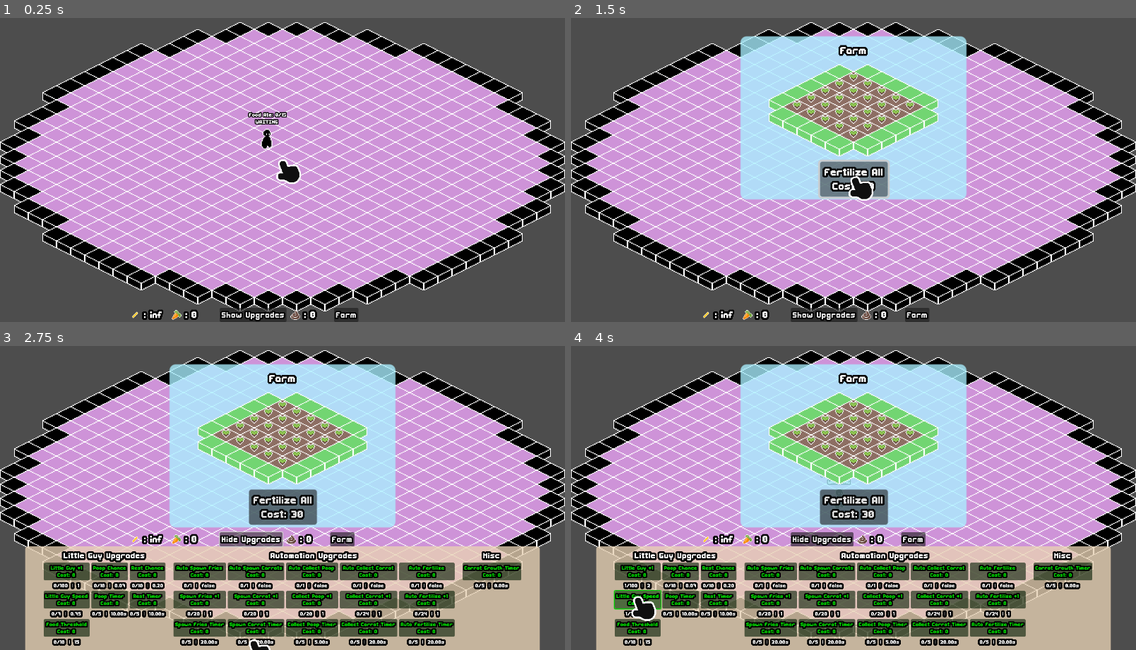
Above: before the commit, frames 1-4 (two rows, left to right).
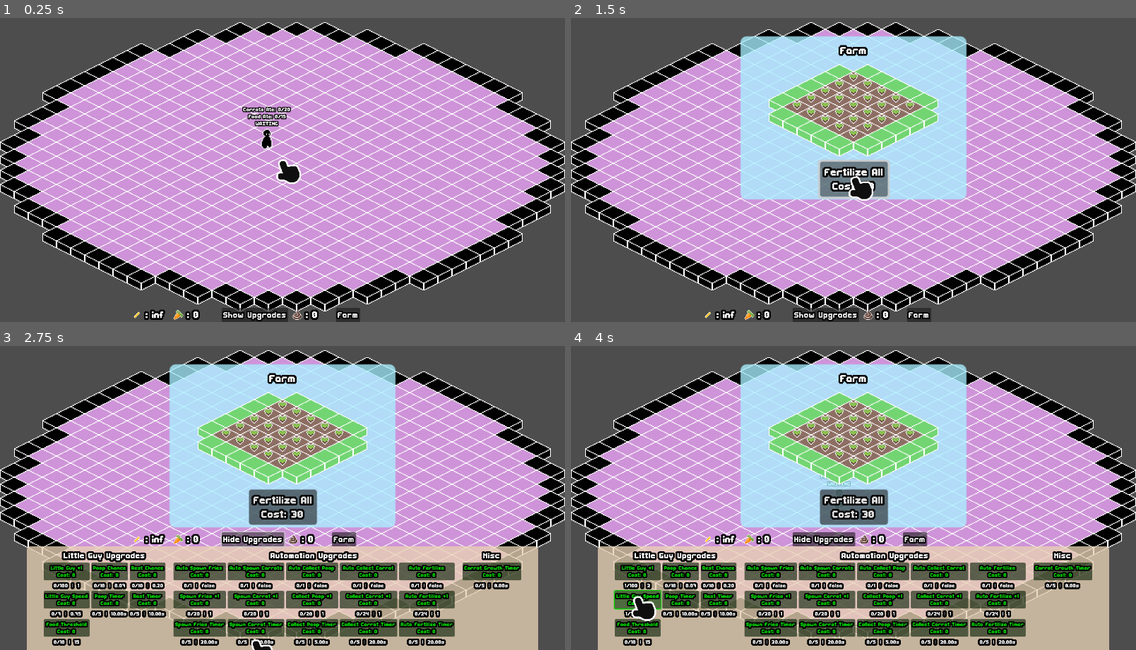
Above: after the commit, the same moments.

Repository: FennecKii/gdtv-jam-2025
Game: Godot game, scene res://main.tscn
The game is run twice, just before and just after one commit, with the same random seed, the same clock (stepped at 60 frames per second) and the same inputs. The project has no main scene, so this scene is started directly.
Inputs:
- Up to frame 1 (0.25 s): no input
- Up to frame 2 (1.5 s): click "Farm" at 0.5 s; click "Fertilize All Cost: 30" at 1.25 s
- Up to frame 3 (2.75 s): click "Show Upgrades" at 2 s
- Up to frame 4 (4 s): click "Little Guy +1 Cost: 0" at 2.75 s; click "Little Guy Speed Cost: 0" at 3.5 s

The runs differ from the first frame. In frame 1, 0.9% of the frame differs, in the area x 23-64%, y 29-100%; in frame 2, 0.6%; in frame 3, 0.9%, in the area x 4-96%, y 61-100%; in frame 4, 0.9%.

Commit message:
refactored food detection system
- Detect carrots eaten and implemented logic for golden poop chance

Diff:
--- a/crop/carrot/carrot.gd
+++ b/crop/carrot/carrot.gd
@@ -45,7 +45,7 @@
 	can_pickup = false
 
 
-func _on_little_guy_detection_body_entered(body: Node2D) -> void:
-	if body.is_in_group("little guy"):
-		SignalBus.food_collected.emit(body, tile_coord)
+func _on_little_guy_detection_area_entered(area: Area2D) -> void:
+	if area.is_in_group("little guy"):
+		SignalBus.food_collected.emit(area, true, tile_coord)
 		queue_free()
--- a/crop/carrot/carrot.tscn
+++ b/crop/carrot/carrot.tscn
@@ -97,6 +97,7 @@
 
 [node name="Little Guy Detection" type="Area2D" parent="."]
 collision_layer = 4
+collision_mask = 32
 
 [node name="Little Guy Detection" type="CollisionShape2D" parent="Little Guy Detection"]
 position = Vector2(0, -4)
@@ -105,4 +106,4 @@
 
 [connection signal="mouse_entered" from="Mouse Detection" to="." method="_on_mouse_detection_mouse_entered"]
 [connection signal="mouse_exited" from="Mouse Detection" to="." method="_on_mouse_detection_mouse_exited"]
-[connection signal="body_entered" from="Little Guy Detection" to="." method="_on_little_guy_detection_body_entered"]
+[connection signal="area_entered" from="Little Guy Detection" to="." method="_on_little_guy_detection_area_entered"]
--- a/crop/carrot/carrot_tile.gd
+++ b/crop/carrot/carrot_tile.gd
@@ -7,12 +7,6 @@
 
 func _ready() -> void:
 	frame = 0
-
-
-func _grow_carrot_stage() -> void:
-	await get_tree().create_timer(randf_range(Global.carrot_growth_time/4 - 1, Global.carrot_growth_time/4 +1)).timeout
-	frame += 1
-	clamp(frame, 0, 3)
 
 
 func _on_poop_detection_area_entered(area: Area2D) -> void:
@@ -31,8 +25,12 @@
 
 func grow_carrot() -> void:
 	poop_collision.set_deferred("disabled", true)
-	for i in range(3):
-		await _grow_carrot_stage()
+	await get_tree().create_timer(randf_range(Global.carrot_growth_time/4 - 1, Global.carrot_growth_time/4 +1)).timeout
+	frame = 1
+	await get_tree().create_timer(randf_range(Global.carrot_growth_time/4 - 1, Global.carrot_growth_time/4 +1)).timeout
+	frame = 2
+	await get_tree().create_timer(randf_range(Global.carrot_growth_time/4 - 1, Global.carrot_growth_time/4 +1)).timeout
+	frame = 3
 	await get_tree().create_timer(Global.carrot_growth_time/4).timeout
 	frame = 0
 	SignalBus.spawn_carrot.emit(global_position)
--- a/farm_land_minigame.gd
+++ b/farm_land_minigame.gd
@@ -64,11 +64,11 @@
 
 
 func _on_farm_pressed() -> void:
-	var tween: Tween = create_tween().parallel()
 	if visible == false:
 		border_layer.scale = Vector2.ZERO
 		dirt_layer.scale = Vector2.ZERO
 		carrot_crops.scale = Vector2.ZERO
+		var tween: Tween = create_tween().parallel()
 		tween.tween_property(border_layer, "scale", Vector2.ONE, 0.225).set_trans(Tween.TRANS_SPRING).set_ease(Tween.EASE_IN_OUT)
 		tween.tween_property(dirt_layer, "scale", Vector2.ONE, 0.225).set_trans(Tween.TRANS_SPRING).set_ease(Tween.EASE_IN_OUT)
 		tween.tween_property(carrot_crops, "scale", Vector2.ONE, 0.225).set_trans(Tween.TRANS_SPRING).set_ease(Tween.EASE_IN_OUT)
--- a/food/fry/fry.gd
+++ b/food/fry/fry.gd
@@ -16,7 +16,7 @@
 		add_to_group("food")
 
 
-func _on_little_guy_detection_body_entered(body: Node2D) -> void:
-	if body.is_in_group("little guy"):
-		SignalBus.food_collected.emit(body, tile_coord)
+func _on_little_guy_detection_area_entered(area: Area2D) -> void:
+	if area.is_in_group("little guy"):
+		SignalBus.food_collected.emit(area, false, tile_coord)
 		queue_free()
--- a/food/fry/fry.tscn
+++ b/food/fry/fry.tscn
@@ -85,8 +85,9 @@
 
 [node name="Little Guy Detection" type="Area2D" parent="."]
 collision_layer = 4
+collision_mask = 32
 
 [node name="CollisionShape2D" type="CollisionShape2D" parent="Little Guy Detection"]
 shape = SubResource("CircleShape2D_b7sn1")
 
-[connection signal="body_entered" from="Little Guy Detection" to="." method="_on_little_guy_detection_body_entered"]
+[connection signal="area_entered" from="Little Guy Detection" to="." method="_on_little_guy_detection_area_entered"]
--- a/globals/Global.gd
+++ b/globals/Global.gd
@@ -23,6 +23,10 @@
 var common_poops_collected: int = 0
 var common_food_amount: float = INF
 var common_carrot_amount: int = 0
+
+var golden_poop_chance: float = 0.001
+var golden_poop_group: Node2D
+const carrot_pool_max: int = 20
 
 # UI interaction
 var cursor_interacted: bool = false
--- a/globals/SignalBus.gd
+++ b/globals/SignalBus.gd
@@ -1,6 +1,6 @@
 extends Node
 
-signal food_collected(littleguy_node: Node2D, tile_coord: Vector2i)
+signal food_collected(littleguy_area: Area2D, is_carrot: bool, tile_coord: Vector2i)
 signal poop_collected
 signal add_little_guy
 signal farm_pressed
--- a/globals/components/spawner_component.gd
+++ b/globals/components/spawner_component.gd
@@ -30,7 +30,7 @@
 		food_pool.erase(tile_coord)
 
 
-func _on_food_collected(_little_guy: Node2D, tile_coord: Vector2i) -> void:
+func _on_food_collected(_little_guy: Node2D, _is_carrot: bool, tile_coord: Vector2i) -> void:
 	_food_pool_remove(tile_coord)
 
 
--- a/little guy/little_guy.gd
+++ b/little guy/little_guy.gd
@@ -15,6 +15,7 @@
 var next_food_position: Vector2
 var slip_factor: float = 20
 var food_pool: int = 0
+var carrot_pool: int = 0
 var guaranteed_poops: int = 0
 
 var current_state: State
@@ -28,21 +29,27 @@
 var pooping: bool = false
 var food_found: bool = false
 var guaranteed_poop: bool = false
+var golden_poop_chance: bool = false
 
 @onready var animated_sprite: AnimatedSprite2D = $AnimatedSprite2D
 @onready var state_label: Label = $Control/State
 @onready var collision: CollisionShape2D = $CollisionShape2D
 @onready var food_collected_label: Label = $"Control/Food Collected"
+@onready var food_collision: CollisionShape2D = $"Item Detection/CollisionShape2D"
+@onready var food_detection_area: Area2D = $"Item Detection"
+@onready var carrot_collected_label: Label = $"Control/Carrot Collected"
 
 
 func _ready() -> void:
 	add_to_group("little guy")
+	food_detection_area.add_to_group("little guy")
 	current_state = State.COLLECT
 	SignalBus.food_collected.connect(_on_food_collected)
 
 
 func _process(delta: float) -> void:
 	food_collected_label.text = str("Food Ate: %s" %food_pool, "/%s" %Global.littleguy_max_food_pool)
+	carrot_collected_label.text = str("Carrots Ate: %s" %carrot_pool, "/%s" %Global.carrot_pool_max)
 
 	_update_state(delta)
 	_update_state_action()
@@ -56,6 +63,9 @@
 	if food_pool >= Global.littleguy_max_food_pool:
 		guaranteed_poop = true
 
+	if carrot_pool >= Global.carrot_pool_max:
+		golden_poop_chance = true
+
 
 func _physics_process(delta: float) -> void:
 	_handle_movement(delta)
@@ -68,9 +78,9 @@
 		velocity = lerp(velocity, Vector2.ZERO, slip_factor * delta)
 
 	if (next_food_position - global_position).length() <= Global.littleguy_speed/100:
-		collision.disabled = false
-	else:
-		collision.disabled = true
+		food_collision.disabled = false
+	else:
+		food_collision.disabled = true
 
 	_update_animation()
 
@@ -94,29 +104,29 @@
 		if randf_range(0, 1) <= Global.rest_chance * delta:
 			previous_state = current_state
 			current_state = State.REST
+			food_collision.disabled = true
 
 	if current_state == State.COLLECT and not food_found:
 		previous_state = current_state
 		current_state = State.WAIT
-		collision.disabled = true
+		food_collision.disabled = true
 		return
 
 	if current_state == State.COLLECT and collected:
 		previous_state = current_state
 		current_state = State.POOP
-		collision.disabled = true
+		food_collision.disabled = true
 		return
 
 	if current_state == State.POOP and not pooping:
 		previous_state = current_state
 		current_state = State.WAIT
-		collision.disabled = true
+		food_collision.disabled = true
 		return
 
 	if current_state == State.WAIT and food_found:
 		previous_state = current_state
 		current_state = State.COLLECT
-		collision.disabled = true
 		return
 
 
@@ -139,6 +149,10 @@
 		collecting = true
 		collected = false
 		next_food = _get_food()
+		if next_food == null:
+			previous_state = current_state
+			current_state = State.WAIT
+			return
 		next_food_position = next_food.global_position
 		direction = next_food_position - global_position
 	elif current_state == State.POOP and not pooping:
@@ -148,18 +162,27 @@
 		await get_tree().create_timer(Global.poop_time).timeout
 		pooping = false
 		if guaranteed_poop:
-			guaranteed_poops = int(food_pool / Global.littleguy_max_food_pool)
+			guaranteed_poops = int(floori(float(food_pool) / Global.littleguy_max_food_pool))
 			for i in range(guaranteed_poops):
 				_poop()
 			pooped = true
 			guaranteed_poop = false
 			guaranteed_poops = 0
 			food_pool = 0
-		elif randf_range(0, 1) <= Global.poop_chance:
-			_poop()
+		if randf_range(0, 1) <= Global.poop_chance:
+			if Global.poop_chance >= 1:
+				for i in range(int(floori(Global.poop_chance))):
+					_poop()
+			else:
+				_poop()
 			pooped = true
-			guaranteed_poops = 0
 			food_pool = 0
+		if golden_poop_chance:
+			for i in range(int(floori(float(carrot_pool) / Global.carrot_pool_max))):
+				if randf_range(0, 1) <= Global.golden_poop_chance:
+					_poop_golden()
+			pooped = true
+			carrot_pool = 0
 
 
 func _poop() -> void:
@@ -170,6 +193,14 @@
 	Global.poop_group.add_child(poop_instance)
 
 
+func _poop_golden() -> void:
+	var poop_instance: Node = Global.golden_poop_scene.instantiate()
+	var rand_angle: float = randf_range(0, 2*PI)
+	poop_instance.global_position = global_position + Vector2(2*10*cos(rand_angle), 10*sin(rand_angle))
+	poop_instance.detectable = true
+	Global.golden_poop_group.add_child(poop_instance)
+
+
 func _get_food() -> Node:
 	var food: Array[Node] = get_tree().get_nodes_in_group("food")
 	if food:
@@ -178,8 +209,10 @@
 		return null
 
 
-func _on_food_collected(little_guy: Node2D, _tile_coord: Vector2i) -> void:
-	if little_guy == self:
+func _on_food_collected(area: Area2D, is_carrot: bool, _tile_coord: Vector2i) -> void:
+	if area == food_detection_area:
 		food_pool += 1
 		collected = true
 		collecting = false
+	if is_carrot:
+		carrot_pool += 1
--- a/little guy/little_guy.tscn
+++ b/little guy/little_guy.tscn
@@ -48,6 +48,9 @@
 
 [sub_resource type="CircleShape2D" id="CircleShape2D_yo3nh"]
 
+[sub_resource type="CircleShape2D" id="CircleShape2D_fat7f"]
+radius = 6.0
+
 [node name="Little Guy" type="CharacterBody2D"]
 y_sort_enabled = true
 collision_mask = 2
@@ -68,21 +71,31 @@
 
 [node name="State" type="Label" parent="Control"]
 layout_mode = 0
-offset_left = -39.0
-offset_top = -42.0
-offset_right = 39.0
-offset_bottom = -26.0
+offset_left = -40.0
+offset_top = -37.69
+offset_right = 40.0
+offset_bottom = -21.69
 text = "State"
 horizontal_alignment = 1
 vertical_alignment = 1
 
 [node name="Food Collected" type="Label" parent="Control"]
 layout_mode = 0
-offset_left = -41.0
-offset_top = -58.0
-offset_right = 41.0
-offset_bottom = -42.0
+offset_left = -42.0
+offset_top = -53.69
+offset_right = 42.0
+offset_bottom = -37.69
 text = "Food Ate: 0"
+horizontal_alignment = 1
+vertical_alignment = 1
+
+[node name="Carrot Collected" type="Label" parent="Control"]
+layout_mode = 0
+offset_left = -54.0
+offset_top = -69.69
+offset_right = 54.0
+offset_bottom = -53.69
+text = "Carrots Ate: 0"
 horizontal_alignment = 1
 vertical_alignment = 1
 
@@ -96,3 +109,11 @@
 position = Vector2(0, -4)
 scale = Vector2(0.57571, 0.591952)
 shape = SubResource("CircleShape2D_yo3nh")
+
+[node name="Item Detection" type="Area2D" parent="."]
+collision_layer = 32
+collision_mask = 4
+
+[node name="CollisionShape2D" type="CollisionShape2D" parent="Item Detection"]
+position = Vector2(0, -4)
+shape = SubResource("CircleShape2D_fat7f")
--- a/project.godot
+++ b/project.godot
@@ -54,6 +54,7 @@
 2d_physics/layer_3="food"
 2d_physics/layer_4="poop"
 2d_physics/layer_5="carrot crop"
+2d_physics/layer_6="Item Detection"
 
 [rendering]
 
--- a/region/test.gd
+++ b/region/test.gd
@@ -15,6 +15,7 @@
 @onready var food_group: Node2D = $"Y-Sort/Food Group"
 @onready var poop_group: Node2D = $"Y-Sort/Poop Group"
 @onready var auto_collect_timer: Timer = $"Auto Collect Timer"
+@onready var golden_poop_group: Node2D = $"Y-Sort/Golden Poop Group"
 
 
 func _ready() -> void:
@@ -25,6 +26,7 @@
 	carrot_timer.wait_time = Global.carrot_spawn_time
 	Global.food_group = food_group
 	Global.poop_group = poop_group
+	Global.golden_poop_group = golden_poop_group
 	SignalBus.add_little_guy.connect(_on_add_little_guy)
 
 
--- a/region/test.tscn
+++ b/region/test.tscn
@@ -40,5 +40,7 @@
 [node name="Poop Group" type="Node2D" parent="Y-Sort"]
 y_sort_enabled = true
 
+[node name="Golden Poop Group" type="Node2D" parent="Y-Sort"]
+
 [node name="Camera2D" type="Camera2D" parent="."]
 zoom = Vector2(2, 2)
--- a/ui/HUD.tscn
+++ b/ui/HUD.tscn
@@ -24,9 +24,9 @@
 anchor_top = 1.0
 anchor_right = 1.0
 anchor_bottom = 1.0
-offset_left = 57.0
+offset_left = 61.0
 offset_top = -235.0
-offset_right = -57.0
+offset_right = -61.0
 grow_horizontal = 2
 grow_vertical = 0
 
--- a/ui/hud.gd
+++ b/ui/hud.gd
@@ -356,7 +356,7 @@
 	if Global.littleguy_count_upgrade_count == Global.littleguy_count_upgrade_max:
 		add_little_guy.disabled = true
 		return
-	Global.littleguy_count_upgrade_cost += Global.littleguy_count_upgrade_cost * Global.littleguy_count_upgrade_count
+	Global.littleguy_count_upgrade_cost += Global.littleguy_count_upgrade_cost_base * Global.littleguy_count_upgrade_count
 
 
 func _on_increase_little_guy_speed_pressed() -> void:
@@ -368,7 +368,7 @@
 	if Global.littleguy_speed_upgrade_count == Global.littleguy_speed_upgrade_max:
 		increase_little_guy_speed.disabled = true
 		return
-	Global.littleguy_speed_upgrade_cost += Global.littleguy_speed_upgrade_cost * Global.littleguy_speed_upgrade_count
+	Global.littleguy_speed_upgrade_cost += Global.littleguy_speed_upgrade_cost_base * Global.littleguy_speed_upgrade_count
 
 
 func _on_food_threshold_pressed() -> void:
@@ -380,7 +380,7 @@
 	if Global.littleguy_max_food_pool_upgrade_count == Global.littleguy_max_food_pool_upgrade_max:
 		food_threshold.disabled = true
 		return
-	Global.littleguy_max_food_pool_upgrade_cost += Global.littleguy_max_food_pool_upgrade_cost * Global.littleguy_max_food_pool_upgrade_count
+	Global.littleguy_max_food_pool_upgrade_cost += Global.littleguy_max_food_pool_upgrade_cost_base * Global.littleguy_max_food_pool_upgrade_count
 
 
 func _on_increase_poop_chance_pressed() -> void:
@@ -392,7 +392,7 @@
 	if Global.poop_chance_upgrade_count == Global.poop_chance_upgrade_max:
 		increase_poop_chance.disabled = true
 		return
-	Global.poop_chance_upgrade_cost += Global.poop_chance_upgrade_cost * Global.poop_chance_upgrade_count
+	Global.poop_chance_upgrade_cost += Global.poop_chance_upgrade_cost_base * Global.poop_chance_upgrade_count
 
 
 func _on_decrease_poop_time_pressed() -> void:
@@ -404,7 +404,7 @@
 	if Global.poop_time_upgrade_count == Global.poop_time_upgrade_max:
 		decrease_poop_time.disabled = true
 		return
-	Global.poop_time_upgrade_cost += Global.poop_time_upgrade_cost * Global.poop_time_upgrade_count
+	Global.poop_time_upgrade_cost += Global.poop_time_upgrade_cost_base * Global.poop_time_upgrade_count
 
 
 func _on_decrease_rest_chance_pressed() -> void:
@@ -416,19 +416,19 @@
 	if Global.rest_chance_upgrade_count == Global.rest_chance_upgrade_max:
 		decrease_rest_chance.disabled = true
 		return
-	Global.rest_chance_upgrade_cost += Global.rest_chance_upgrade_cost * Global.rest_chance_upgrade_count
+	Global.rest_chance_upgrade_cost += Global.rest_chance_upgrade_cost_base * Global.rest_chance_upgrade_count
 
 
 func _on_decrease_rest_time_pressed() -> void:
 	if Global.rest_time_upgrade_count < Global.rest_time_upgrade_max:
 		if Global.common_poops_collected >= Global.rest_time_upgrade_cost:
 			Global.common_poops_collected -= Global.rest_time_upgrade_cost
-			Global.rest_time -= Global.time_chance/(Global.rest_time_upgrade_max - Global.rest_time_upgrade_count + 2)
+			Global.rest_time -= Global.rest_time/(Global.rest_time_upgrade_max - Global.rest_time_upgrade_count + 2)
 			Global.rest_time_upgrade_count += 1
 	if Global.rest_time_upgrade_count == Global.rest_time_upgrade_max:
 		decrease_rest_time.disabled = true
 		return
-	Global.rest_time_upgrade_cost += Global.rest_time_upgrade_cost * Global.rest_time_upgrade_count
+	Global.rest_time_upgrade_cost += Global.rest_time_upgrade_cost_base * Global.rest_time_upgrade_count
 
 
 func _on_auto_feed_fries_pressed() -> void:
@@ -440,7 +440,7 @@
 	if Global.food_spawn_auto_upgrade_count == Global.food_spawn_auto_upgrade_max:
 		auto_feed_fries.disabled = true
 		return
-	Global.food_spawn_auto_upgrade_cost += Global.food_spawn_auto_upgrade_cost * Global.food_spawn_auto_upgrade_count
+	Global.food_spawn_auto_upgrade_cost += Global.food_spawn_auto_upgrade_cost_base * Global.food_spawn_auto_upgrade_count
 
 
 func _on_increase_food_spawn_amount_pressed() -> void:
@@ -452,7 +452,7 @@
 	if Global.food_spawn_amount_upgrade_count == Global.food_spawn_amount_upgrade_max:
 		increase_food_spawn_amount.disabled = true
 		return
-	Global.food_spawn_amount_upgrade_cost += Global.food_spawn_amount_upgrade_cost * Global.food_spawn_amount_upgrade_count
+	Global.food_spawn_amount_upgrade_cost += Global.food_spawn_amount_upgrade_cost_base * Global.food_spawn_amount_upgrade_count
 
 
 func _on_decrease_food_spawn_time_pressed() -> void:
@@ -464,7 +464,7 @@
 	if Global.food_spawn_time_upgrade_count == Global.food_spawn_time_upgrade_max:
 		decrease_food_spawn_time.disabled = true
 		return
-	Global.food_spawn_time_upgrade_cost += Global.food_spawn_time_upgrade_cost * Global.food_spawn_time_upgrade_count
+	Global.food_spawn_time_upgrade_cost += Global.food_spawn_time_upgrade_cost_base * Global.food_spawn_time_upgrade_count
 
 
 func _on_auto_feed_carrot_pressed() -> void:
@@ -476,7 +476,7 @@
 	if Global.carrot_spawn_auto_upgrade_count == Global.carrot_spawn_auto_upgrade_max:
 		auto_feed_carrot.disabled = true
 		return
-	Global.carrot_spawn_auto_upgrade_cost += Global.carrot_spawn_auto_upgrade_cost * Global.carrot_spawn_auto_upgrade_count
+	Global.carrot_spawn_auto_upgrade_cost += Global.carrot_spawn_auto_upgrade_cost_base * Global.carrot_spawn_auto_upgrade_count
 
 
 func _on_auto_feed_carrot_amount_pressed() -> void:
@@ -488,7 +488,7 @@
 	if Global.carrot_spawn_amount_upgrade_count == Global.carrot_spawn_amount_upgrade_max:
 		auto_feed_carrot_amount.disabled = true
 		return
-	Global.carrot_spawn_amount_upgrade_cost += Global.carrot_spawn_amount_upgrade_cost * Global.carrot_spawn_amount_upgrade_count
+	Global.carrot_spawn_amount_upgrade_cost += Global.carrot_spawn_amount_upgrade_cost_base * Global.carrot_spawn_amount_upgrade_count
 
 
 func _on_auto_feed_carrot_time_pressed() -> void:
@@ -500,7 +500,7 @@
 	if Global.carrot_spawn_time_upgrade_count == Global.carrot_spawn_time_upgrade_max:
 		auto_feed_carrot_time.disabled = true
 		return
-	Global.carrot_spawn_time_upgrade_cost += Global.carrot_spawn_time_upgrade_cost * Global.carrot_spawn_time_upgrade_count
+	Global.carrot_spawn_time_upgrade_cost += Global.carrot_spawn_time_upgrade_cost_base * Global.carrot_spawn_time_upgrade_count
 
 
 func _on_auto_collect_poop_pressed() -> void:
@@ -512,7 +512,7 @@
 	if Global.poop_auto_collect_upgrade_count == Global.poop_auto_collect_upgrade_max:
 		auto_collect_poop.disabled = true
 		return
-	Global.poop_auto_collect_upgrade_cost += Global.poop_auto_collect_upgrade_cost * Global.poop_auto_collect_upgrade_count
+	Global.poop_auto_collect_upgrade_cost += Global.poop_auto_collect_upgrade_cost_base * Global.poop_auto_collect_upgrade_count
 
 
 func _on_auto_collect_poop_amount_pressed() -> void:
@@ -524,7 +524,7 @@
 	if Global.poop_auto_collect_amount_upgrade_count == Global.poop_auto_collect_amount_upgrade_max:
 		auto_collect_poop_amount.disabled = true
 		return
-	Global.poop_auto_collect_amount_upgrade_cost += Global.poop_auto_collect_amount_upgrade_cost * Global.poop_auto_collect_amount_upgrade_count
+	Global.poop_auto_collect_amount_upgrade_cost += Global.poop_auto_collect_amount_upgrade_cost_base * Global.poop_auto_collect_amount_upgrade_count
 
 
 func _on_auto_collect_poop_time_pressed() -> void:
@@ -536,7 +536,7 @@
 	if Global.poop_auto_collect_time_upgrade_count == Global.poop_auto_collect_time_upgrade_max:
 		auto_collect_poop_time.disabled = true
 		return
-	Global.poop_auto_collect_time_upgrade_cost += Global.poop_auto_collect_time_upgrade_cost * Global.poop_auto_collect_time_upgrade_count
+	Global.poop_auto_collect_time_upgrade_cost += Global.poop_auto_collect_time_upgrade_cost_base * Global.poop_auto_collect_time_upgrade_count
 
 
 func _on_auto_collect_carrot_pressed() -> void:
@@ -548,7 +548,7 @@
 	if Global.farm_auto_collect_upgrade_count == Global.farm_auto_collect_upgrade_max:
 		auto_collect_carrot.disabled = true
 		return
-	Global.farm_auto_collect_upgrade_cost += Global.farm_auto_collect_upgrade_cost * Global.farm_auto_collect_upgrade_count
+	Global.farm_auto_collect_upgrade_cost += Global.farm_auto_collect_upgrade_cost_base * Global.farm_auto_collect_upgrade_count
 
 
 func _on_auto_collect_carrot_amount_pressed() -> void:
@@ -560,7 +560,7 @@
 	if Global.farm_auto_collect_amount_upgrade_count == Global.farm_auto_collect_amount_upgrade_max:
 		auto_collect_carrot_amount.disabled = true
 		return
-	Global.farm_auto_collect_amount_upgrade_cost += Global.farm_auto_collect_amount_upgrade_cost * Global.farm_auto_collect_amount_upgrade_count
+	Global.farm_auto_collect_amount_upgrade_cost += Global.farm_auto_collect_amount_upgrade_cost_base * Global.farm_auto_collect_amount_upgrade_count
 
 
 func _on_auto_collect_carrot_time_pressed() -> void:
@@ -572,7 +572,7 @@
 	if Global.farm_auto_collect_time_upgrade_count == Global.farm_auto_collect_time_upgrade_max:
 		auto_collect_carrot_time.disabled = true
 		return
-	Global.farm_auto_collect_time_upgrade_cost += Global.farm_auto_collect_time_upgrade_cost * Global.farm_auto_collect_time_upgrade_count
+	Global.farm_auto_collect_time_upgrade_cost += Global.farm_auto_collect_time_upgrade_cost_base * Global.farm_auto_collect_time_upgrade_count
 
 
 func _on_auto_fertilize_pressed() -> void:
@@ -584,7 +584,7 @@
 	if Global.farm_auto_fertilize_upgrade_count == Global.farm_auto_fertilize_upgrade_max:
 		auto_fertilize.disabled = true
 		return
-	Global.farm_auto_fertilize_upgrade_cost += Global.farm_auto_fertilize_upgrade_cost * Global.farm_auto_fertilize_upgrade_count
+	Global.farm_auto_fertilize_upgrade_cost += Global.farm_auto_fertilize_upgrade_cost_base * Global.farm_auto_fertilize_upgrade_count
 
 
 func _on_auto_fertilize_amount_pressed() -> void:
@@ -596,7 +596,7 @@
 	if Global.farm_auto_fertilize_amount_upgrade_count == Global.farm_auto_fertilize_amount_upgrade_max:
 		auto_fertilize_amount.disabled = true
 		return
-	Global.farm_auto_fertilize_amount_upgrade_cost += Global.farm_auto_fertilize_amount_upgrade_cost * Global.farm_auto_fertilize_amount_upgrade_count
+	Global.farm_auto_fertilize_amount_upgrade_cost += Global.farm_auto_fertilize_amount_upgrade_cost_base * Global.farm_auto_fertilize_amount_upgrade_count
 
 
 func _on_auto_fertilize_time_pressed() -> void:
@@ -608,7 +608,7 @@
 	if Global.farm_auto_fertilize_time_upgrade_count == Global.farm_auto_fertilize_time_upgrade_max:
 		auto_fertilize_time.disabled = true
 		return
-	Global.farm_auto_fertilize_time_upgrade_cost += Global.farm_auto_fertilize_time_upgrade_cost * Global.farm_auto_fertilize_time_upgrade_count
+	Global.farm_auto_fertilize_time_upgrade_cost += Global.farm_auto_fertilize_time_upgrade_cost_base * Global.farm_auto_fertilize_time_upgrade_count
 
 
 func _on_carrot_growth_time_pressed() -> void:
@@ -620,4 +620,4 @@
 	if Global.carrot_growth_time_upgrade_count == Global.carrot_growth_time_upgrade_max:
 		carrot_growth_time.disabled = true
 		return
-	Global.carrot_growth_time_upgrade_cost += Global.carrot_growth_time_upgrade_cost * Global.carrot_growth_time_upgrade_count
+	Global.carrot_growth_time_upgrade_cost += Global.carrot_growth_time_upgrade_cost_base * Global.carrot_growth_time_upgrade_count
Not shown: 1 places in little guy/little_guy.tscn that only renumber resources
